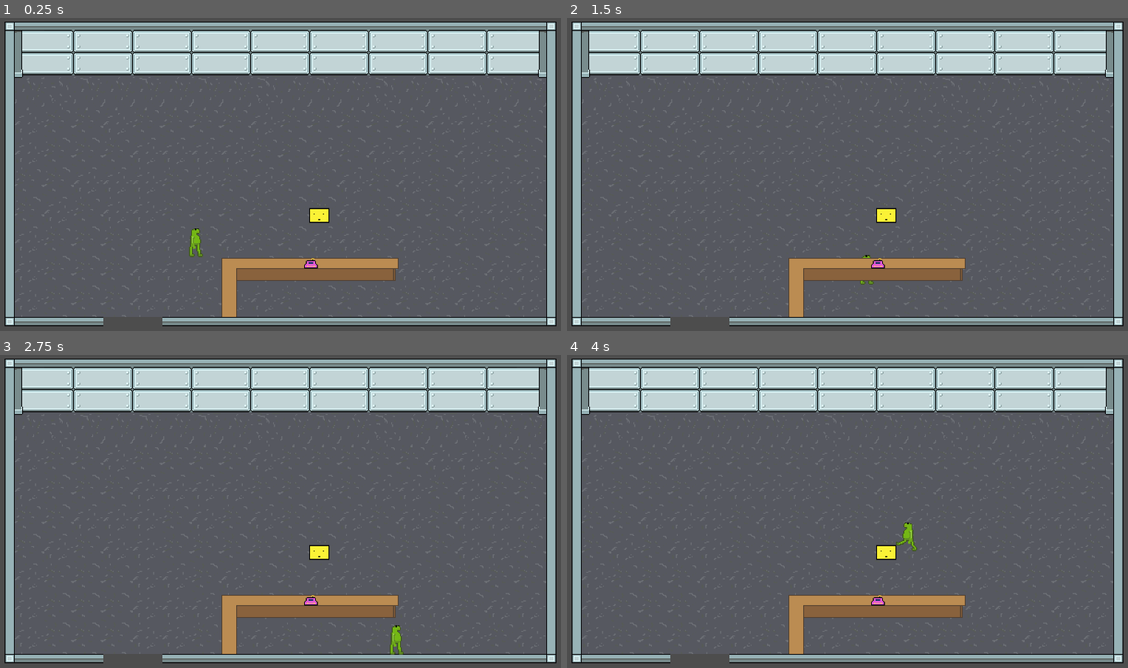
Above: before the commit, frames 1-4 (two rows, left to right).
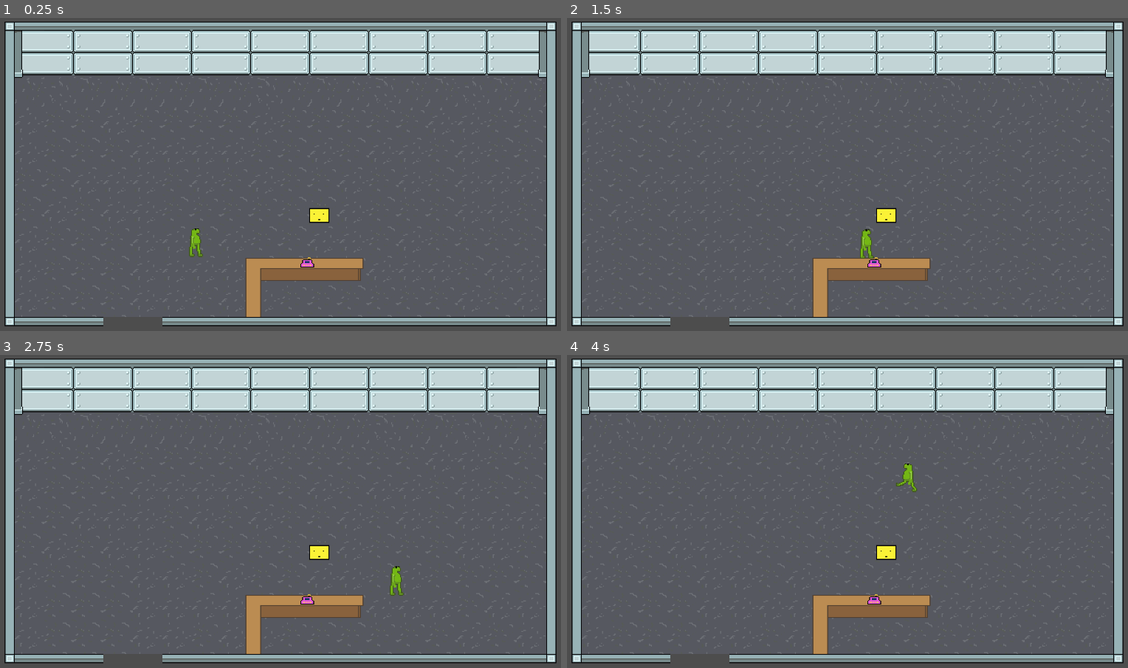
Above: after the commit, the same moments.

Repository: TomiZ87/spooky-game-jam-2025
Game: Godot game, scene res://scenes/room.tscn
The game is run twice, just before and just after one commit, with the same random seed, the same clock (stepped at 60 frames per second) and the same inputs.
Inputs:
- Up to frame 1 (0.25 s): no input
- Up to frame 2 (1.5 s): tap Enter at 0.5 s; hold D (move_right) 0.53-1.28 s; tap Q (player_pick_up_put_down) at 0.6, 1.35 s; tap Space at 1.25 s; hold S (move_down) from 1.28 s (still down)
- Up to frame 3 (2.75 s): tap Enter at 2 s; release S (move_down) at 2.03 s; hold D (move_right) from 2.03 s (still down); tap Q (player_pick_up_put_down) at 2.1 s
- Up to frame 4 (4 s): release D (move_right) at 2.78 s; hold W (move_up) 2.78-3.53 s; tap Q (player_pick_up_put_down) at 2.85, 3.6 s; hold A (move_left) from 3.53 s (still down)

The runs differ from the first frame. In frame 1, 1.6% of the frame differs, in the area x 39-72%, y 76-96%; in frame 2, 1.8%; in frame 3, 1.9%, in the area x 39-72%, y 67-96%; in frame 4, 1.9%.

Commit message:
#5 feat: desk scene and colliders

Diff:
--- /dev/null
+++ b/project/scenes/cash_registry.tscn
@@ -0,0 +1,42 @@
+[gd_scene load_steps=5 format=3 uid="uid://c5lm8nyiwac01"]
+
+[ext_resource type="Texture2D" uid="uid://brjbkwrpwqthk" path="res://assets/sprites/desk.png" id="1_x6irj"]
+[ext_resource type="Texture2D" uid="uid://0j0fvjprrrw4" path="res://assets/sprites/cash_register.png" id="2_osk2g"]
+
+[sub_resource type="TileSetAtlasSource" id="TileSetAtlasSource_osk2g"]
+texture = ExtResource("1_x6irj")
+texture_region_size = Vector2i(32, 32)
+1:0/0 = 0
+1:0/0/physics_layer_0/polygon_0/points = PackedVector2Array(-16, -16, 16, -16, 16, 16, -16, 16)
+2:0/0 = 0
+2:0/0/physics_layer_0/polygon_0/points = PackedVector2Array(-16, -16, 16, -16, 16, 16, -16, 16)
+3:0/0 = 0
+3:0/0/physics_layer_0/polygon_0/points = PackedVector2Array(-16, -16, 16, -16, 16, 16, -16, 16)
+1:1/0 = 0
+1:1/0/physics_layer_0/polygon_0/points = PackedVector2Array(-16, -16, 16, -16, 16, 16, -16, 16)
+
+[sub_resource type="TileSet" id="TileSet_wwbbv"]
+tile_size = Vector2i(32, 32)
+physics_layer_0/collision_layer = 1
+sources/0 = SubResource("TileSetAtlasSource_osk2g")
+
+[node name="CashRegistry" type="Node2D"]
+z_index = 2
+
+[node name="TileMapLayer" type="TileMapLayer" parent="."]
+tile_map_data = PackedByteArray(0, 0, 0, 0, 0, 0, 0, 0, 1, 0, 0, 0, 0, 0, 0, 0, 1, 0, 0, 0, 1, 0, 1, 0, 0, 0, 1, 0, 0, 0, 0, 0, 2, 0, 0, 0, 0, 0, 2, 0, 0, 0, 0, 0, 2, 0, 0, 0, 0, 0, 3, 0, 0, 0, 0, 0, 3, 0, 0, 0, 0, 0)
+tile_set = SubResource("TileSet_wwbbv")
+
+[node name="CashRegister" type="Node2D" parent="."]
+position = Vector2(93, 9)
+
+[node name="CashRegister" type="Sprite2D" parent="CashRegister"]
+position = Vector2(-26, -4)
+texture = ExtResource("2_osk2g")
+
+[node name="Area2D" type="Area2D" parent="CashRegister"]
+position = Vector2(0, -9)
+
+[node name="RegisterArea" type="CollisionPolygon2D" parent="CashRegister/Area2D"]
+position = Vector2(-36, -20)
+polygon = PackedVector2Array(-11, 32, -11, 83, 32, 83, 32, 32)
--- a/project/scenes/room.tscn
+++ b/project/scenes/room.tscn
@@ -1,10 +1,9 @@
-[gd_scene load_steps=11 format=4 uid="uid://dmpeto3yqxjvm"]
+[gd_scene load_steps=8 format=4 uid="uid://dmpeto3yqxjvm"]
 
 [ext_resource type="Texture2D" uid="uid://dlyv2cbq4menu" path="res://assets/sprites/roomTileSet.png" id="1_36trf"]
 [ext_resource type="PackedScene" uid="uid://c8arvx3x233ts" path="res://scenes/player.tscn" id="2_ffxv4"]
 [ext_resource type="PackedScene" uid="uid://dop628qw3t87d" path="res://scenes/dummy.tscn" id="3_85yof"]
-[ext_resource type="Texture2D" uid="uid://brjbkwrpwqthk" path="res://assets/sprites/desk.png" id="4_jxe34"]
-[ext_resource type="Texture2D" uid="uid://0j0fvjprrrw4" path="res://assets/sprites/cash_register.png" id="5_jn645"]
+[ext_resource type="PackedScene" uid="uid://c5lm8nyiwac01" path="res://scenes/cash_registry.tscn" id="4_jxe34"]
 
 [sub_resource type="TileSetAtlasSource" id="TileSetAtlasSource_ffxv4"]
 texture = ExtResource("1_36trf")
@@ -50,18 +49,6 @@
 sources/0 = SubResource("TileSetAtlasSource_ffxv4")
 sources/1 = SubResource("TileSetScenesCollectionSource_85yof")
 
-[sub_resource type="TileSetAtlasSource" id="TileSetAtlasSource_jxe34"]
-texture = ExtResource("4_jxe34")
-texture_region_size = Vector2i(32, 32)
-1:0/0 = 0
-2:0/0 = 0
-3:0/0 = 0
-1:1/0 = 0
-
-[sub_resource type="TileSet" id="TileSet_jxe34"]
-tile_size = Vector2i(32, 32)
-sources/0 = SubResource("TileSetAtlasSource_jxe34")
-
 [node name="Room" type="Node2D"]
 
 [node name="TileMapLayer" type="TileMapLayer" parent="."]
@@ -73,29 +60,11 @@
 zoom = Vector2(2, 2)
 
 [node name="CharacterBody2D" parent="." instance=ExtResource("2_ffxv4")]
-z_index = 1
+z_index = 3
 position = Vector2(196, 175)
 
 [node name="StaticBody2D" parent="." instance=ExtResource("3_85yof")]
 position = Vector2(330, 138)
 
-[node name="CashRegister" type="Node2D" parent="."]
-z_index = 3
-position = Vector2(343, 201)
-
-[node name="CashRegister" type="Sprite2D" parent="CashRegister"]
-position = Vector2(-22, -3)
-texture = ExtResource("5_jn645")
-
-[node name="Area2D" type="Area2D" parent="CashRegister"]
-position = Vector2(0, -9)
-
-[node name="RegisterArea" type="CollisionPolygon2D" parent="CashRegister/Area2D"]
-position = Vector2(-36, -20)
-polygon = PackedVector2Array(-11, 32, -11, 83, 32, 83, 32, 32)
-
-[node name="FurnitureTileMapLayer" type="TileMapLayer" parent="."]
-z_index = 1
-tile_map_data = PackedByteArray("AAAHAAYAAAABAAAAAAAIAAYAAAACAAAAAAAJAAYAAAACAAAAAAAKAAYAAAACAAAAAAALAAYAAAACAAAAAAAMAAYAAAADAAAAAAAHAAcAAAABAAEAAAA=")
-tile_set = SubResource("TileSet_jxe34")
-use_kinematic_bodies = true
+[node name="CashRegistry" parent="." instance=ExtResource("4_jxe34")]
+position = Vector2(250, 192)
